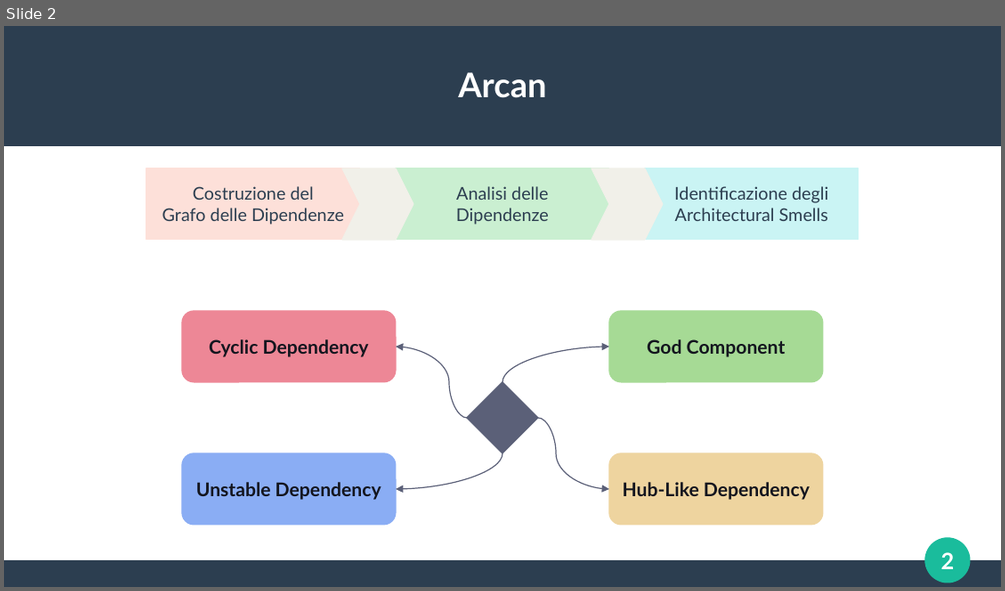
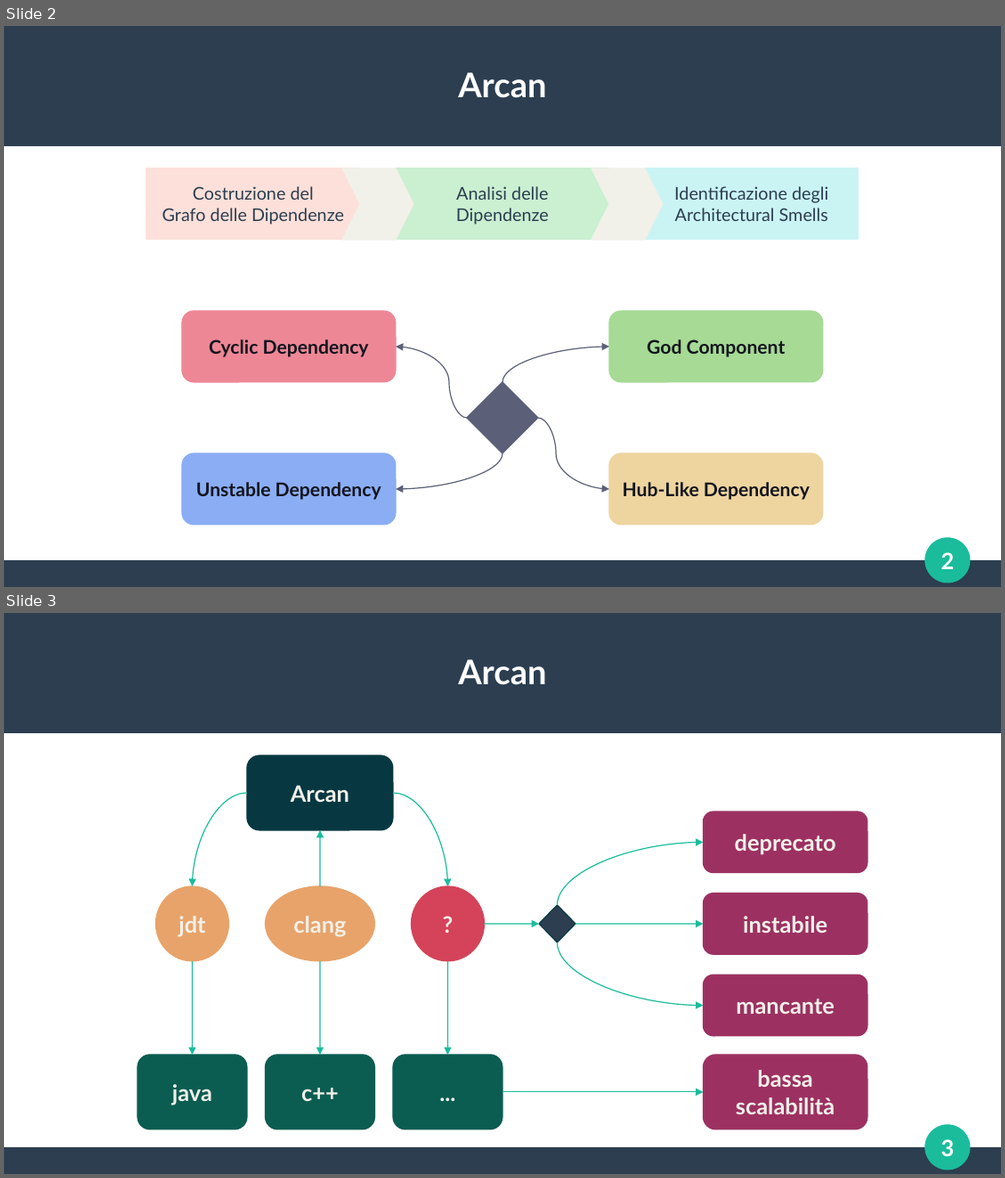
Before and after one commit to frefolli/skullian-thesis, a slide deck: slides.odp. Shown one above the other, each under a label of ours: slide 2 before the commit, slides 2 and 3 after it. The pictures are 1005x591 and 1005x1178 pixels, drawn with LibreOffice and Linux fonts; fonts in the diff are those of the drawing. Boxes give left, top, right and bottom in pixels: in the first picture for what was removed or moved away, otherwise in the second. Text is boxed around its words. In the diff, an @@ line names an element or a change of style, - is before the commit and + after.

```diff
--- a/slides.odp
+++ b/slides.odp
@@ slide 3 added at bbox=[4, 613, 1001, 1174], background #FFFFFF; not listed: 4 template elements that a slide beside it also shows @@
@@ title added at bbox=[458, 659, 546, 685], 27 pt, text #FFFFFF, bold @@
+Arcan
@@ group added at bbox=[138, 755, 868, 1129]: 8 rounded rectangles, 6 curved arrows, 4 arrows, 3 ellipses, 1 diamond, 1 elbow arrow @@
+Arcan
+jdt
+java
+clang
+c++
+?
+...
+deprecato
+mancante
+instabile
+bassa
+scalabilità
```
Also in this commit, not shown: 1 other slide added, 1 slide removed, 1 other file.
